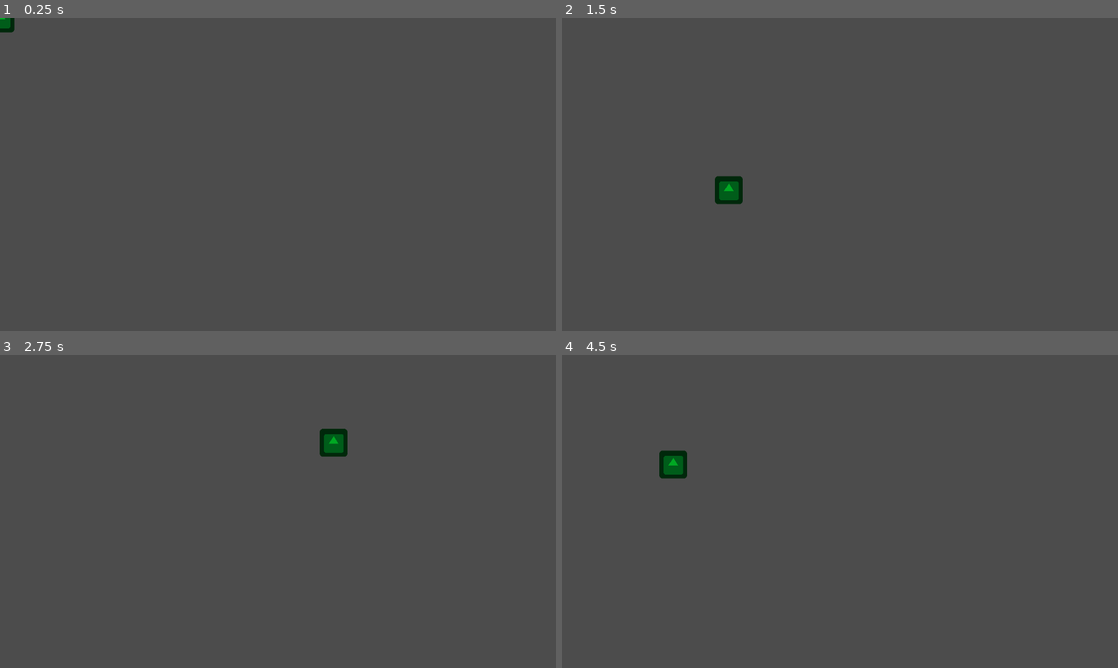
Above: before the commit, frames 1-4 (two rows, left to right).
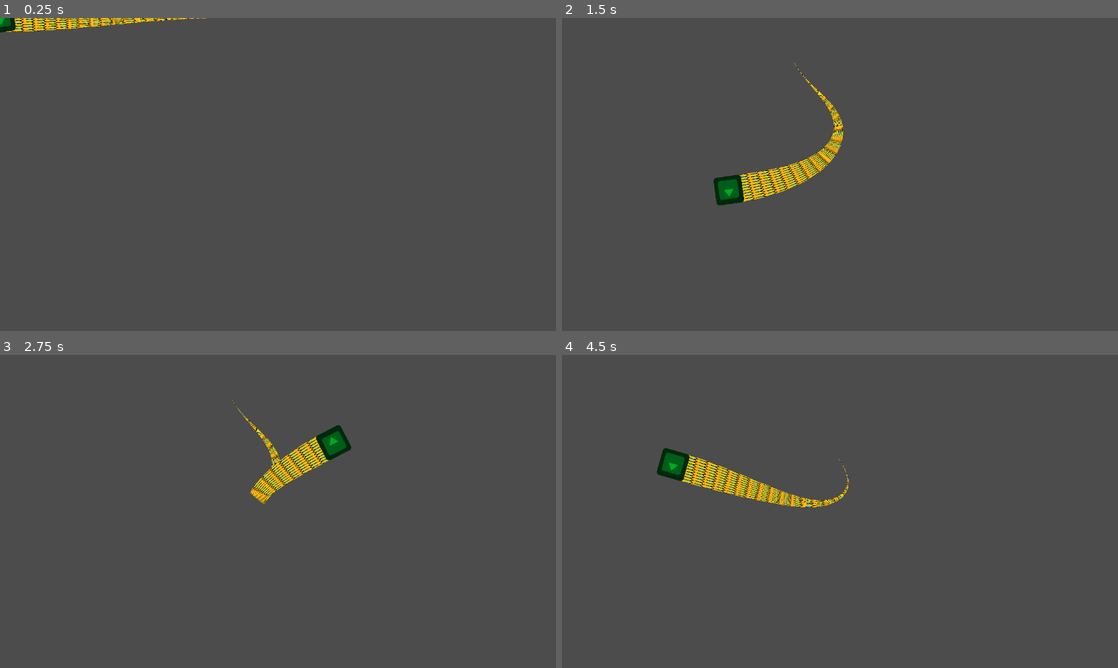
Above: after the commit, the same moments.

Repository: Bumfuzzle91/snake-game
Game: Godot game, scene res://snake/snake.tscn
The game is run twice, just before and just after one commit, with the same random seed, the same clock (stepped at 60 frames per second) and the same inputs. The engine's default icon, where the game draws it, is replaced by a stand-in: a white triangle on a blue panel in a dark square.
Inputs (mouse positions are in pixels of both pictures, inside the frame that each line leads up to):
- Up to frame 1 (0.25 s): no input
- Up to frame 2 (1.5 s): tap Enter at 0.5 s; move the mouse to (962, 158) at 0.52 s; tap Space at 1.25 s; move the mouse to (728, 190) at 1.27 s
- Up to frame 3 (2.75 s): tap Enter at 2 s; move the mouse to (333, 442) at 2.02 s
- Up to frame 4 (4.5 s): tap Space at 2.75, 4.25 s; move the mouse to (812, 574) at 2.77 s; tap Enter at 3.5 s; move the mouse to (1006, 558) at 3.52 s; move the mouse to (673, 464) at 4.27 s

The runs differ from the first frame. In frame 1, 0.8% of the frame differs, in the area x 0-38%, y 0-5%; in frame 2, 1.7%; in frame 3, 1.5%; in frame 4, 1.7%, in the area x 17-52%, y 29-49%.

Commit message:
Removed snake_path scene. Cleaned up scripts and dependencies from last commit. polygon 2d body is now node2d. Rendering the body is now done entirely by the visual server - regular canvasitem draw commands didn't appear to work.

Diff:
--- a/src/snake/path/snake_path.tscn
+++ /dev/null
@@ -1,14 +0,0 @@
-[gd_scene load_steps=3 format=2]
-
-[ext_resource path="res://snake/path/snake_path.gd" type="Script" id=1]
-
-[sub_resource type="Curve2D" id=1]
-_data = {
-"points": PoolVector2Array(  )
-}
-
-[node name="SnakePath" type="Path2D"]
-curve = SubResource( 1 )
-script = ExtResource( 1 )
-
-[node name="PathFollow2D" type="PathFollow2D" parent="."]
--- a/src/snake/snake.tscn
+++ b/src/snake/snake.tscn
@@ -1,7 +1,18 @@
-[gd_scene load_steps=4 format=2]
+[gd_scene load_steps=11 format=2]
 
 [ext_resource path="res://icon.png" type="Texture" id=1]
 [ext_resource path="res://snake/snake.gd" type="Script" id=2]
+[ext_resource path="res://snake/snake_pseudo_mesh.gd" type="Script" id=3]
+[ext_resource path="res://snake/snake_path.gd" type="Script" id=4]
+[ext_resource path="res://snake/textures/scales.png" type="Texture" id=5]
+[ext_resource path="res://snake/snake_body.gd" type="Script" id=6]
+[ext_resource path="res://snake/snake_head.gd" type="Script" id=7]
+
+[sub_resource type="Curve" id=2]
+_data = [ Vector2( 0, 1 ), 0.0, 0.0, 0, 0, Vector2( 1, 0 ), 0.0, 0.0, 0, 0 ]
+
+[sub_resource type="CurveTexture" id=3]
+curve = SubResource( 2 )
 
 [sub_resource type="Curve2D" id=1]
 _data = {
@@ -15,17 +26,24 @@
 }
 
 [node name="Body" type="Node2D" parent="."]
+script = ExtResource( 6 )
 __meta__ = {
 "_edit_group_": true
 }
+scale_texture = ExtResource( 5 )
+distort_curve_texture = SubResource( 3 )
 
 [node name="Path2D" type="Path2D" parent="Body"]
 curve = SubResource( 1 )
+script = ExtResource( 4 )
 
 [node name="PathFollow2D" type="PathFollow2D" parent="Body/Path2D"]
 
 [node name="PseudoMesh" type="Node2D" parent="Body"]
+script = ExtResource( 3 )
+path = NodePath("../Path2D")
 
 [node name="Head" type="Sprite" parent="Body"]
 self_modulate = Color( 0.00392157, 0.666667, 0.141176, 1 )
 texture = ExtResource( 1 )
+script = ExtResource( 7 )
--- a/src/snake/snake_body.gd
+++ b/src/snake/snake_body.gd
@@ -1,5 +1,5 @@
 #snake_body.gd
-extends Polygon2D
+extends Node2D
 
 export(int) var width = 64
 export(int) var length = 512
@@ -8,97 +8,6 @@
 export(Texture) var scale_texture
 export(CurveTexture) var distort_curve_texture
 
-var path
-var follow
-var curve
-var distort_curve
-
-onready var head = get_parent().get_child(1)
-
-var rid
-var tex
-
-var verts
-var uvs
-
-func _enter_tree():
-	#head = get_parent()
-	pass
-func _ready():
-	path = $SnakePath
-	follow = path.get_child(0)
-	curve = path.curve
-	distort_curve = distort_curve_texture.curve
-
-	#initializations for drawing with visual server
-	rid = get_canvas_item()
-	tex = scale_texture.get_rid()
-
-	create_mesh_from_path()
-	update()
-
-func _process(delta):
-	create_mesh_from_path()
-
-	var angle = (curve.get_point_position(0) - curve.get_point_position(1)).angle()
-	head.rotation_degrees = rad2deg(angle)
-
-	update()
-
-func _draw():
-	var indices = []
-
-	#dont forget the - 6
-	var count = 0
-	for i in range(0, (verts.size() * 3) - 6, 6):
-		indices.append(count)
-		indices.append(count + 1)
-		indices.append(count + 2)
-
-		indices.append(count + 2)
-		indices.append(count + 1)
-		indices.append(count + 3)
-
-		count += 2
-
-	indices = PoolIntArray(indices)
-
-	#move the transform to align with the head
-	draw_set_transform(Vector2(-to_global(position)), rotation, scale)
-
-	VisualServer.canvas_item_add_triangle_array(rid, indices, verts, PoolColorArray(), uvs,
-			PoolIntArray(), PoolRealArray(), tex)
-
-func create_mesh_from_path():
-	verts = []
-	uvs = []
-
-	var points = curve.get_baked_points()
-	var segments = points.size()
-
-	var point_offset = Vector2(width, width) * .5
-	follow.v_offset = width
-
-	#reverse the curve so that it is drawn (from our perspective) back to front
-	#otherwise the snake would appear to go under itself when overlapping itself
-	points.invert()
-
-	for i in range(0, segments):
-		var point = points[i]
-		var follow_offset = curve.get_closest_offset(point)
-		var normal = (follow.position - point).normalized()
-
-		#path follow offset in pixels
-		follow.offset = follow_offset
-
-		#multiply offset by distortion curve. values for interpolate expected to be normalized
-		var new_point_offset = point_offset * distort_curve.interpolate(follow_offset / curve.get_baked_length())
-
-		verts.append(point - new_point_offset * normal)
-		verts.append(point + new_point_offset * normal)
-
-		uvs.append(Vector2(0, i / (segments - 1.0)))
-		uvs.append(Vector2(1, i / (segments - 1.0)))
-
-	verts = PoolVector2Array(verts)
-	uvs = PoolVector2Array(uvs)
+onready var path = $Path2D
+onready var mesh = $PseudoMesh
+onready var head = $Head
--- /dev/null
+++ b/src/snake/snake_head.gd
@@ -0,0 +1,13 @@
+#snake_head.gd
+extends Sprite
+
+var body
+
+func _ready():
+	body = get_parent()
+
+func _process(delta):
+	var curve = body.path.curve
+	var angle = (curve.get_point_position(0) - curve.get_point_position(1)).angle()
+
+	self.rotation_degrees = rad2deg(angle)
--- a/src/snake/path/snake_path.gd
+++ b/src/snake/snake_path.gd
@@ -11,8 +11,7 @@
 	generate_path(body.length, body.resolution)
 
 func _process(delta):
-	follow_target(body.head.position)
-	update()
+	follow_target(body.position)
 
 func generate_path(_length, _resolution):
 	curve.clear_points()
@@ -26,14 +25,12 @@
 
 		curve.add_point(pos)
 
-func follow_target(target):
+func follow_target(target_position):
 	#curve positions in world space. makes it easier to work with them in body
-	curve.set_point_position(0, to_global(position))
+	curve.set_point_position(0, to_global(target_position))
 	for i in range(0, curve.get_point_count()-1):
 		var p1 = curve.get_point_position(i)
 		var p2 = curve.get_point_position(i+1)
-
-		#print(p1, p2)
 
 		var vec = p1 - p2
 		vec = vec.normalized() * length / resolution
--- /dev/null
+++ b/src/snake/snake_pseudo_mesh.gd
@@ -0,0 +1,96 @@
+#snake_pseudo_mesh.gd
+extends Node2D
+
+var body
+export(NodePath) var path
+
+var follow
+var curve
+
+var rid
+var tex
+
+var verts
+var uvs
+
+func _ready():
+	body = get_parent()
+
+	path = get_node(path)
+	follow = path.get_child(0)
+	curve = path.curve
+
+	rid = body.get_canvas_item()
+	tex = body.scale_texture.get_rid()
+
+	create_mesh_from_path(path, body.width)
+
+func _process(delta):
+	create_mesh_from_path(path, body.width)
+	update()
+
+func _draw():
+	var indices = []
+
+	#dont forget the - 6
+	var count = 0
+	for i in range(0, (verts.size() * 3) - 6, 6):
+		indices.append(count)
+		indices.append(count + 1)
+		indices.append(count + 2)
+
+		indices.append(count + 2)
+		indices.append(count + 1)
+		indices.append(count + 3)
+
+		count += 2
+
+	indices = PoolIntArray(indices)
+
+	#regualr canvas item draw commands don't seem to work here
+	#my theory is that because node2d doesn't draw, nothing is done automatically
+
+	#draw_set_transform(Vector2(-to_global(position)), rotation, scale)
+	var t = Transform2D(0, -to_global(position))
+
+	#clear canvas and offset drawing transform to align with snake's head
+	VisualServer.canvas_item_clear(rid)
+	VisualServer.canvas_item_add_set_transform(rid, t)
+#
+	VisualServer.canvas_item_add_triangle_array(rid, indices, verts, PoolColorArray(), uvs,
+			PoolIntArray(), PoolRealArray(), tex)
+
+func create_mesh_from_path(path, width):
+	verts = []
+	uvs = []
+
+	var points = path.curve.get_baked_points()
+	var segments = points.size()
+
+	var point_offset = Vector2(width, width) * .5
+	follow.v_offset = width
+
+	#reverse the curve so that it is drawn (from our perspective) back to front
+	#otherwise the snake would appear to go under itself when overlapping itself
+	points.invert()
+
+	for i in range(0, segments):
+		var point = points[i]
+		var follow_offset = curve.get_closest_offset(point)
+		var normal = (follow.position - point).normalized()
+
+		#path follow offset in pixels
+		follow.offset = follow_offset
+
+		var distort_curve = body.distort_curve_texture.curve
+		#multiply offset by distortion curve. values for interpolate expected to be normalized
+		var new_point_offset = point_offset * distort_curve.interpolate(follow_offset / curve.get_baked_length())
+
+		verts.append(point - new_point_offset * normal)
+		verts.append(point + new_point_offset * normal)
+
+		uvs.append(Vector2(0, i / (segments - 1.0)))
+		uvs.append(Vector2(1, i / (segments - 1.0)))
+
+	verts = PoolVector2Array(verts)
+	uvs = PoolVector2Array(uvs)
